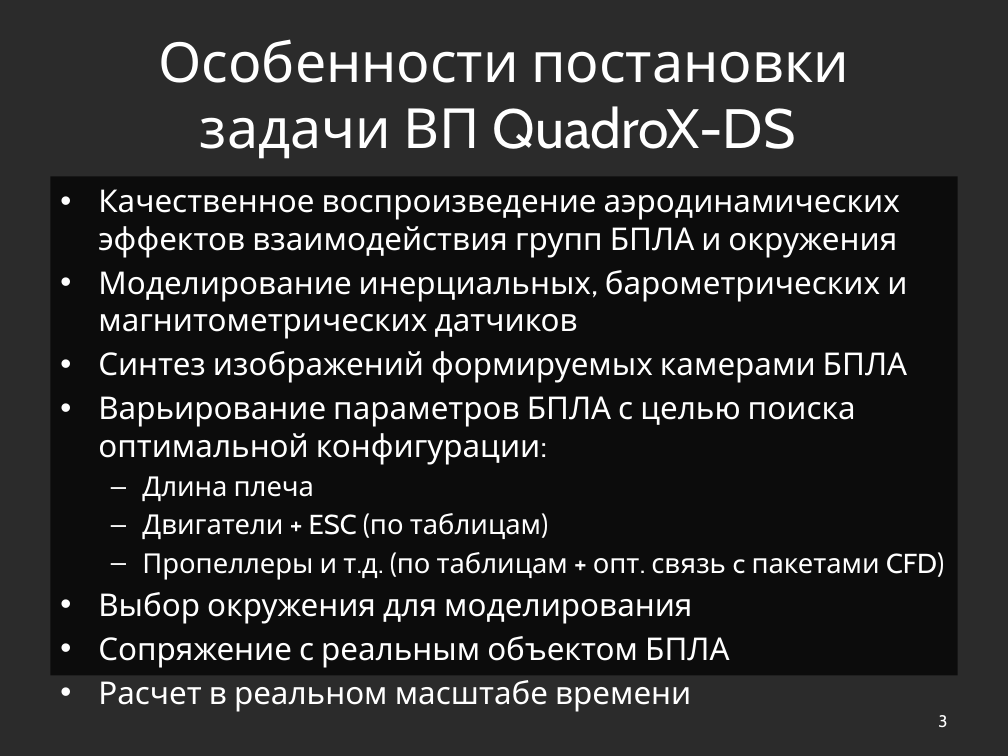
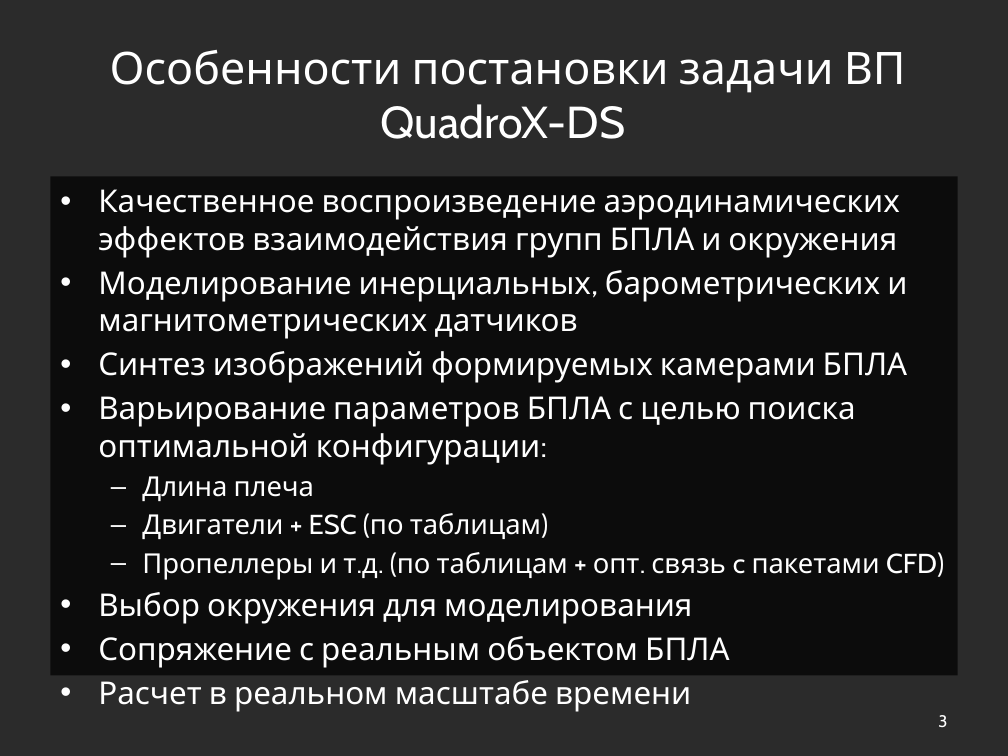
Before and after one commit to Jacobi20/quadro-xds, a slide deck: slide 3 of Docs/Medias2012.pptx. Drawn at 1008x756 pixels with LibreOffice and Linux fonts; fonts in the diff are those of the drawing; background and template pictures are left out; a plain dark background stands for a picture behind light text. Boxes give left, top, right and bottom in pixels: in the first picture for what was removed or moved away, otherwise in the second. Text is boxed around its words. In the diff, an @@ line names an element or a change of style, - is before the commit and + after.

```diff
--- a/Docs/Medias2012.pptx
+++ b/Docs/Medias2012.pptx
@@ title "Особенности постановки задачи ВП QuadroX-DS" moved from (x1=158, y1=39, x2=849, y2=159) to (x1=110, y1=50, x2=906, y2=139) @@
@@ title "Особенности постановки задачи ВП QuadroX-DS" at (x1=110, y1=50, x2=906, y2=139): size 39.6 to 32 pt @@
```
Also in this commit, not shown: 4 other slides changed, 2 other files.
